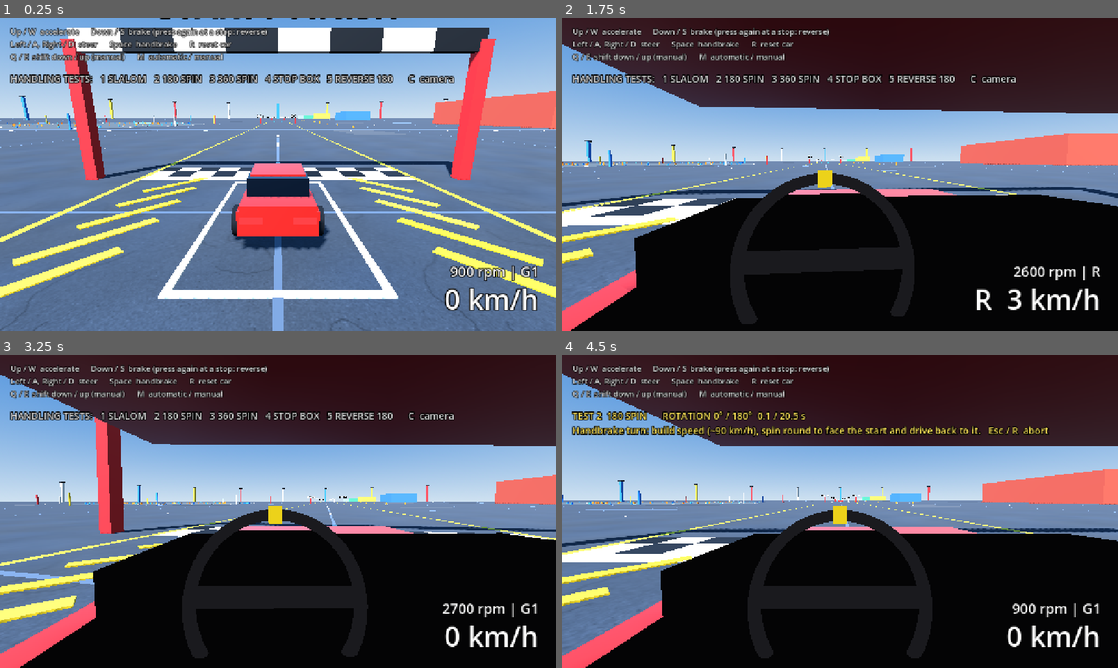
Above: before the commit, frames 1-4 (two rows, left to right).
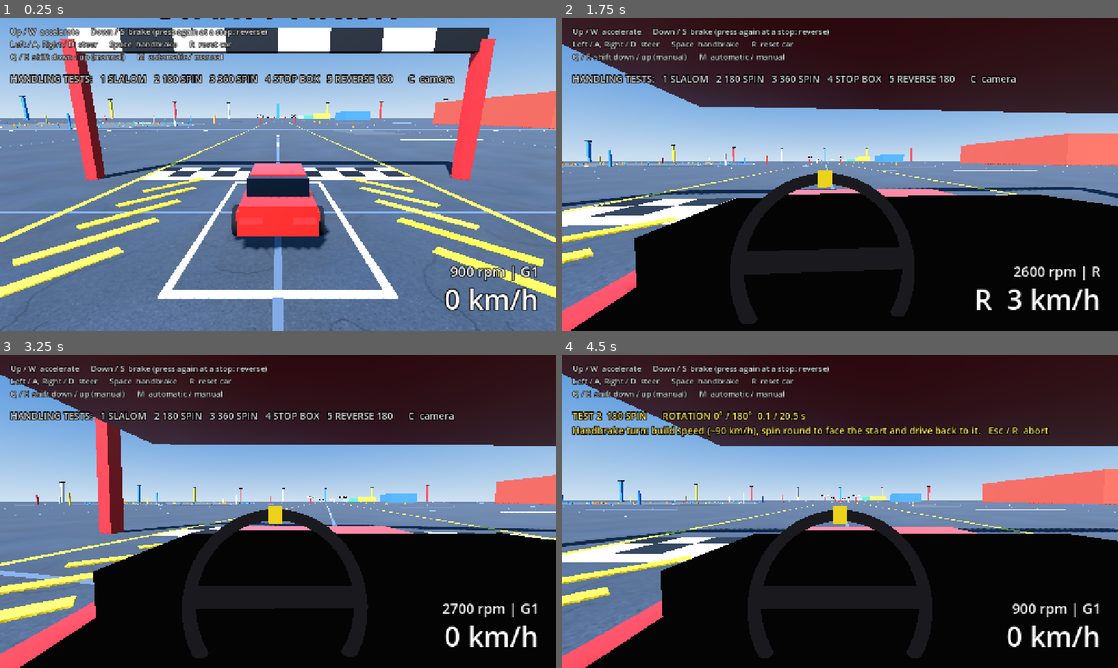
Above: after the commit, the same moments.

Repository: kokosro/factory-driver
Game: Godot game, scene res://scenes/main.tscn
The game is run twice, just before and just after one commit, with the same random seed, the same clock (stepped at 60 frames per second) and the same inputs.
Inputs:
- Up to frame 1 (0.25 s): no input
- Up to frame 2 (1.75 s): tap Enter at 0.5 s; hold Right (steer_right) 0.53-1.28 s; tap C (camera_cycle) at 0.6 s; tap R (reset_car) at 1.25 s; hold Down (brake) from 1.28 s (still down); tap B (look_back) at 1.35 s
- Up to frame 3 (3.25 s): release Down (brake) at 2.03 s; hold Right (steer_right) 2.03-2.78 s; tap , (look_left) at 2.1 s; hold Up (accelerate) from 2.78 s (still down); tap . (look_right) at 2.85 s
- Up to frame 4 (4.5 s): release Up (accelerate) at 3.53 s; hold Left (steer_left) from 3.53 s (still down); tap 1 (test_1) at 3.6 s; tap R (reset_car) at 4.25 s; tap 2 (test_2) at 4.35 s

The runs differ from the first frame. In frame 1, less than 0.1% of the frame differs, in the area x 72-87%, y 38-40%; in frame 2, less than 0.1%; in frame 3, less than 0.1%; in frame 4, less than 0.1%.

Commit message:
Handling tests: add the run clock - start line crossing to finish
The clock times the run, not the nerves. Every test gains a start_line_z
(pad z [m]): the pad's painted START / FINISH line (TestPad.START_LINE_Z,
-4) for the spins, the stop box and the reverse 180, and a line of its own
for the slalom, which starts at z = -20, past that line: z = -24
(TestPad.SLALOM_START_LINE_Z), the same 4 m ahead of the start point. The
run clock starts the first tick the car's position is over the line having
been short of it the tick before, going the way the run goes (the reverse
180 tail-first); a re-cross starts nothing. It stops at the finish: the
goal, the stop box standstill, the last cone - the settle seconds after it
are no longer on the clock. run_time_s (the medal input, what telemetry
records) is this clock, was elapsed since begin(); so is the slalom's
"last cone within SLALOM_TIME_LIMIT" check. elapsed still paces the
script, the settle and the time_limit, so a driver who never crosses the
line times out as before. New check, every test: the run clock started
(crossed its start line before the finish). New accessors started() /
run_time(), and run_started / run_time_s in progress().

Pad paint, flagged: one white bar across the slalom's lane at z = -24,
the slalom's start line (test_pad.gd, looks only).

Medal times are retuned in the next commit; the certified runs are all
quicker on the new clock, so they still earn gold here.

Diff:
--- a/scripts/handling_tests.gd
+++ b/scripts/handling_tests.gd
@@ -8,6 +8,8 @@
 ##   title, objective       what a human driver is shown: a short name and
 ##                          one line on what to do,
 ##   start_offset/heading   where the car starts, relative to its spawn point,
+##   start_line_z           where the run clock starts: the pad z of the test's
+##                          start line [m] (see "The run clock" below),
 ##   hold_speed             optional cruise control for the scripted driver
 ##                          (until it brakes),
 ##   goal_mode              optional, where the run goes once the manoeuvre is
@@ -16,7 +18,7 @@
 ##   steps                  the scripted driver: an ordered list of
 ##                          { when, press, release, mark } entries,
 ##   settle, time_limit     how the run ends,
-##   target_time_s          the time the HUD shows the clock against [s],
+##   target_time_s          the run time the HUD shows the clock against [s],
 ##   gold_time_s, silver_time_s, bronze_time_s   the medal times [s]: a passed
 ##                          run this quick or quicker earns the medal (see
 ##                          medal_for()). Presentation only: pass is pass,
@@ -43,6 +45,33 @@
 ## and displacement are noted there and judged from the note; the goal only
 ## counts from then on.
 ##
+## The run clock. The clock times the run, not the nerves: every test has a
+## start line across the pad (`start_line_z`, 4 m down the pad from where the
+## car is put: the pad's painted START / FINISH line, TestPad.START_LINE_Z, or
+## for the slalom, which starts further down, a line of its own,
+## TestPad.SLALOM_START_LINE_Z), and the clock starts on the first tick the
+## car's position is over it having been short of it the tick before, going the
+## way the run goes (down the pad; the reverse 180 crosses it tail-first). A
+## position that crossed between two ticks moved, so the car is in motion by
+## definition. Everything before the crossing - lining up, waiting, a run-up
+## from further back - is free, and the scripted driver is timed the very same
+## way. There is one timed window per run: driving back over the line and
+## crossing it again does not start the clock anew. The clock stops at the
+## finish: over the goal line or back at the start (tests with a goal_mode), at
+## a standstill having been up to speed (stop box), level with the last cone
+## (slalom). The `settle` seconds the run is watched for after that are not on
+## it. The verdict's run_time_s is this clock, and so are the medals and the
+## slalom's time check; a run that never crossed its start line before its
+## finish fails. `elapsed`, the seconds since begin(), still paces the script
+## and the `settle`, and the `time_limit` is still judged from it: a driver who
+## never goes near the line times out just the same.
+# was: one clock, `elapsed`, from the first tick after begin() to the end of the
+# run, the settle included; it was the verdict's run_time_s and the medal input
+# -> the run clock above - a human who got going a second late was a second
+# slower on the clock ("the timer starts when the test starts, which made me do
+# the j turn multiple times because i was starting late"), and the time on the
+# banner had 1 - 2 s of being watched after the finish in it.
+##
 ## One instance of this class is one run of one test on the real car:
 ##
 ##   var run := HandlingTests.begin(HandlingTests.spin_180_test(), car, pad)
@@ -100,8 +129,8 @@
 ## Slalom: a pass further than this from the cone does not count [m].
 const SLALOM_GATE_WIDTH := 6.0
 
-## Slalom: generous time limit from the start to the last cone [s]. A steady
-## 43 km/h run takes about 25 s.
+## Slalom: generous time limit from the start line to the last cone [s], on
+## the run clock. A steady 36 km/h run takes about 29 s.
 const SLALOM_TIME_LIMIT := 45.0
 
 ## Stop box: the car counts as stopped below this speed [m/s].
@@ -251,7 +280,13 @@
 var pad: Node
 var scripted := true
 var finished := false
-var elapsed := 0.0
+var elapsed := 0.0  # Since begin() [s]: paces the script, the settle and the time limit.
+
+# The run clock (see the top of the file).
+var _run_started := false  # Over the start line, the clock is or was running.
+var _run_stopped := false  # At the finish, the clock stands.
+var _run_time := 0.0  # The run clock [s]: start line to finish.
+var _line_side := 0.0  # How far past the start line the car was last tick [m]; negative = short of it.
 
 var _step_index := 0
 var _since_step := 0.0
@@ -328,6 +363,12 @@
 		"objective": "Weave through the cones: first cone on your left, then alternate. %d miss allowed, %.0f s." % [SLALOM_MAX_MISSED, SLALOM_TIME_LIMIT],
 		"start_offset": start,
 		"start_heading_deg": 0.0,
+		# Where the run clock starts: pad z [m], crossed going down the pad (-Z).
+		# The slalom starts at z = -20, 16 m past the pad's START / FINISH line, so
+		# it has a line of its own 4 m on, the same 4 m every other test has to its
+		# line: z = -24, a white bar painted across the slalom's lane. The run-in
+		# to the first cone (36 m of it) is part of the timed run.
+		"start_line_z": TestPad.SLALOM_START_LINE_Z,
 		"hold_speed": SLALOM_SPEED,
 		"steps": steps,
 		"settle": 1.0,
@@ -365,6 +406,11 @@
 		"goal_mode": GOAL_RETURN_TO_START,
 		"start_offset": Vector3.ZERO,
 		"start_heading_deg": 0.0,
+		# Where the run clock starts: pad z [m], crossed going down the pad (-Z).
+		# The pad's painted START / FINISH line, 4 m ahead of the start point: the
+		# car is over it a moment after it pulls away, so the speed is built on
+		# the clock. The goal is still the start point, not the line.
+		"start_line_z": TestPad.START_LINE_Z,
 		"steps": [
 			{"when": {}, "press": [&"accelerate"]},
 			{"when": {"speed_above": SPIN_180_ENTRY_SPEED}, "release": [&"accelerate"], "press": [&"steer_left", &"handbrake"], "mark": true},
@@ -415,6 +461,10 @@
 		"goal_distance_m": SPIN_360_GOAL_DISTANCE,
 		"start_offset": Vector3.ZERO,
 		"start_heading_deg": 0.0,
+		# Where the run clock starts: pad z [m], crossed going down the pad (-Z).
+		# The pad's painted START / FINISH line, 4 m ahead of the start point; the
+		# goal's 404 m are still counted from the start point (the 400 m board).
+		"start_line_z": TestPad.START_LINE_Z,
 		"steps": [
 			{"when": {}, "press": [&"accelerate"]},
 			{"when": {"speed_above": SPIN_360_ENTRY_SPEED}, "release": [&"accelerate"], "press": [&"steer_left", &"handbrake"], "mark": true},
@@ -458,6 +508,9 @@
 		"objective": "Reach %.0f km/h or more, then stop with the whole car inside the hatched box ahead." % (STOP_BOX_MIN_ENTRY_SPEED * 3.6),
 		"start_offset": Vector3.ZERO,
 		"start_heading_deg": 0.0,
+		# Where the run clock starts: pad z [m], crossed going down the pad (-Z).
+		# The pad's painted START / FINISH line, 4 m ahead of the start point.
+		"start_line_z": TestPad.START_LINE_Z,
 		"hold_speed": STOP_BOX_APPROACH_SPEED,
 		"steps": [
 			{"when": {"travelled": distance_to_box - STOP_BOX_BRAKE_DISTANCE}, "press": [&"brake"]},
@@ -496,6 +549,13 @@
 		"goal_distance_m": REVERSE_180_GOAL_DISTANCE,
 		"start_offset": Vector3.ZERO,
 		"start_heading_deg": 180.0,
+		# Where the run clock starts: pad z [m], crossed going down the pad (-Z),
+		# which this car does tail-first. The pad's painted START / FINISH line,
+		# 4 m behind the car as it stands on the start point: line up and wait as
+		# long as you like, the clock starts when you reverse over the line. A
+		# run-up from further back is free too. The goal's 104 m are still
+		# counted from the start point (the 100 m board).
+		"start_line_z": TestPad.START_LINE_Z,
 		"steps": [
 			{"when": {}, "press": [&"brake"]},
 			# Lift and flick: the front of a reversing car trails, so once it
@@ -569,6 +629,7 @@
 	_mark_position = _start_position
 	_start_yaw = car.global_rotation.y
 	_previous_yaw = _start_yaw
+	_line_side = _past_start_line()
 	if test.kind == KIND_SLALOM:
 		_gates = TestPad.slalom_cone_positions()
 		_gate_offsets.resize(_gates.size())
@@ -582,6 +643,9 @@
 		return
 	elapsed += delta
 	_since_step += delta
+	if _run_started and not _run_stopped:
+		_run_time += delta
+	_track_start_line()
 	var yaw := car.global_rotation.y
 	var turned := angle_difference(_previous_yaw, yaw)
 	_rotation += turned
@@ -594,6 +658,10 @@
 		_track_slalom()
 	if test.has("goal_mode"):
 		_track_goal(turned / delta)
+	# The finish stops the clock, crossed or not: a start line crossed after the
+	# finish starts nothing.
+	if not _run_stopped and _at_finish():
+		_run_stopped = true
 
 	if scripted:
 		_drive()
@@ -609,8 +677,8 @@
 
 ## One line on where the run stands, for tracing a test while tuning it.
 func describe_state() -> String:
-	var state := "t=%5.2f step=%d pos=(%7.2f, %7.2f) fwd=%6.2f lat=%6.2f rot=%7.1f" % [
-		elapsed, _step_index, car.global_position.x, car.global_position.z,
+	var state := "t=%5.2f run=%5.2f step=%d pos=(%7.2f, %7.2f) fwd=%6.2f lat=%6.2f rot=%7.1f" % [
+		elapsed, _run_time, _step_index, car.global_position.x, car.global_position.z,
 		car.forward_speed, car.lateral_speed, rad_to_deg(_rotation),
 	]
 	if test.has("goal_mode"):
@@ -619,7 +687,8 @@
 
 
 ## Where the run stands, for a HUD to show while a human drives. Always holds
-## `kind`; the rest depends on it:
+## `kind`, and the run clock: run_started (over the start line) and run_time_s
+## (0 until then, standing once at the finish); the rest depends on the kind:
 ##   slalom    gates_reached, gates_total
 ##   spin      rotation_deg (left positive), target_rotation_deg, spin_done
 ##             (the rotation has settled and been noted; the goal counts from
@@ -629,6 +698,13 @@
 ##   stop box  distance_to_box_m (along the start heading, to the centre of the
 ##             box; negative once past it), up_to_speed (fast enough to count)
 func progress() -> Dictionary:
+	var state := _kind_progress()
+	state["run_started"] = _run_started
+	state["run_time_s"] = _run_time
+	return state
+
+
+func _kind_progress() -> Dictionary:
 	match test.kind:
 		KIND_SLALOM:
 			return {"kind": test.kind, "gates_reached": _gate_index, "gates_total": _gates.size()}
@@ -656,6 +732,18 @@
 			}
 
 
+## Whether the car has crossed the start line: the run clock is running, or
+## stands at the finish. Until then the run is not being timed.
+func started() -> bool:
+	return _run_started
+
+
+## The run clock [s]: from the start line crossing to now, or to the finish once
+## the car is there. 0 before the crossing.
+func run_time() -> float:
+	return _run_time
+
+
 ## Stops the run early (e.g. the mission was cancelled) and frees the controls.
 func abort() -> void:
 	_finish()
@@ -689,8 +777,12 @@
 			_judge_reverse_spin(checks, metrics)
 	if test.has("goal_mode"):
 		_judge_goal(checks)
+	# A finish with no start line crossed before it has no run time to show.
+	checks.append({"label": "run clock started: crossed its start line before the finish", "passed": _run_started})
 	checks.append({"label": "finished inside the time limit", "passed": not _timed_out})
-	metrics["run_time_s"] = snappedf(elapsed, 0.01)
+	# was snappedf(elapsed, 0.01), begin() to the end of the run -> the run clock:
+	# start line to finish (see the top of the file).
+	metrics["run_time_s"] = snappedf(_run_time, 0.01)
 	var passed := true
 	for check in checks:
 		passed = passed and check.passed
@@ -803,6 +895,36 @@
 	return (car.global_position - _start_position).dot(_start_forward)
 
 
+## How far past its start line the car is, along the way the run goes [m];
+## negative = short of it. The line runs right across the pad at start_line_z.
+func _past_start_line() -> float:
+	var line_z: float = test.get("start_line_z", TestPad.START_LINE_Z)
+	var on_line := Vector3(car.global_position.x, car.global_position.y, line_z)
+	return (car.global_position - on_line).dot(_goal_direction())
+
+
+## Starts the run clock the tick the car gets over the start line (see the top
+## of the file). Once: a second crossing starts nothing, and neither does one
+## after the finish.
+func _track_start_line() -> void:
+	var side := _past_start_line()
+	if not _run_started and not _run_stopped and _line_side < 0.0 and side >= 0.0:
+		_run_started = true
+	_line_side = side
+
+
+## Whether the car is at the test's finish, where the run clock stops: the same
+## for a human and the scripted driver.
+func _at_finish() -> bool:
+	match test.kind:
+		KIND_SLALOM:
+			return _gate_index >= _gates.size()
+		KIND_SPIN, KIND_REVERSE_SPIN:
+			return _goal_reached
+		_:
+			return _peak_speed >= STOP_BOX_MIN_ENTRY_SPEED and _speed() < STOPPED_SPEED
+
+
 ## A human-driven run is complete when its kind says so; a scripted one when
 ## the script has run out.
 # was, spin: turned more than 90 degrees and stopped; reverse 180: turned more
@@ -812,13 +934,7 @@
 func _is_complete() -> bool:
 	if scripted:
 		return true
-	match test.kind:
-		KIND_SLALOM:
-			return _gate_index >= _gates.size()
-		KIND_SPIN, KIND_REVERSE_SPIN:
-			return _goal_reached or _spin_overshot
-		_:
-			return _peak_speed >= STOP_BOX_MIN_ENTRY_SPEED and _speed() < STOPPED_SPEED
+	return _at_finish() or _spin_overshot
 
 
 ## Notes the rotation the moment the spin settles (see the top of the file),
@@ -846,8 +962,8 @@
 	return REVERSE_180_HEADING_TOLERANCE_DEG if test.kind == KIND_REVERSE_SPIN else SPIN_HEADING_TOLERANCE_DEG
 
 
-## The way a drive-on goal lies from the start: the start heading, or for the
-## reverse 180 the way the car reverses.
+## The way the run goes, over the start line and on to a drive-on goal: the
+## start heading, or for the reverse 180 the way the car reverses.
 func _goal_direction() -> Vector3:
 	return -_start_forward if test.kind == KIND_REVERSE_SPIN else _start_forward
 
@@ -884,7 +1000,10 @@
 		_gate_offsets[_gate_index] = to_car.dot(right)
 		_gate_index += 1
 		if _gate_index == _gates.size():
-			_slalom_time = elapsed
+			# was elapsed, since begin() -> the run clock, since the start line:
+			# it is a run-time check. The last cone is the slalom's finish, so
+			# this is the verdict's run_time_s too.
+			_slalom_time = _run_time
 
 
 # --- Verdicts --------------------------------------------------------------------
--- a/scripts/test_pad.gd
+++ b/scripts/test_pad.gd
@@ -41,6 +41,12 @@
 const SLALOM_SPACING := 18.0
 const SLALOM_CONE_COUNT := 14
 
+## The slalom's own start line, where its run clock starts [m]: the slalom test
+## puts the car at z = -20, past START_LINE_Z, so its line is 4 m on from there,
+## the same 4 m the spawn point has to START_LINE_Z. A white bar across its lane.
+const SLALOM_START_LINE_Z := -24.0
+const SLALOM_START_LINE_SIZE := Vector2(10.0, 0.6)  # Across the lane x along it [m].
+
 const SKID_PAD_CENTRE := Vector3(-70.0, 0.0, -90.0)
 const SKID_PAD_INNER_RADIUS := 22.0
 const SKID_PAD_OUTER_RADIUS := 34.0
@@ -651,6 +657,8 @@
 	var slalom_end_z := SLALOM_FIRST_Z - (SLALOM_CONE_COUNT - 1) * SLALOM_SPACING
 	for bar_z: float in [SLALOM_FIRST_Z + SLALOM_SPACING, slalom_end_z - SLALOM_SPACING]:
 		_add_paint(group, Vector3(SLALOM_X, 0.0, bar_z), Vector2(10.0, 0.4), COLOR_PAINT_YELLOW)
+	# The start line of the slalom test's run clock: white, like START / FINISH.
+	_add_paint(group, Vector3(SLALOM_X, 0.0, SLALOM_START_LINE_Z), SLALOM_START_LINE_SIZE, COLOR_PAINT_WHITE)
 
 
 ## Stop box: a hatched bay on the straight to brake into, a red stop bar at its
